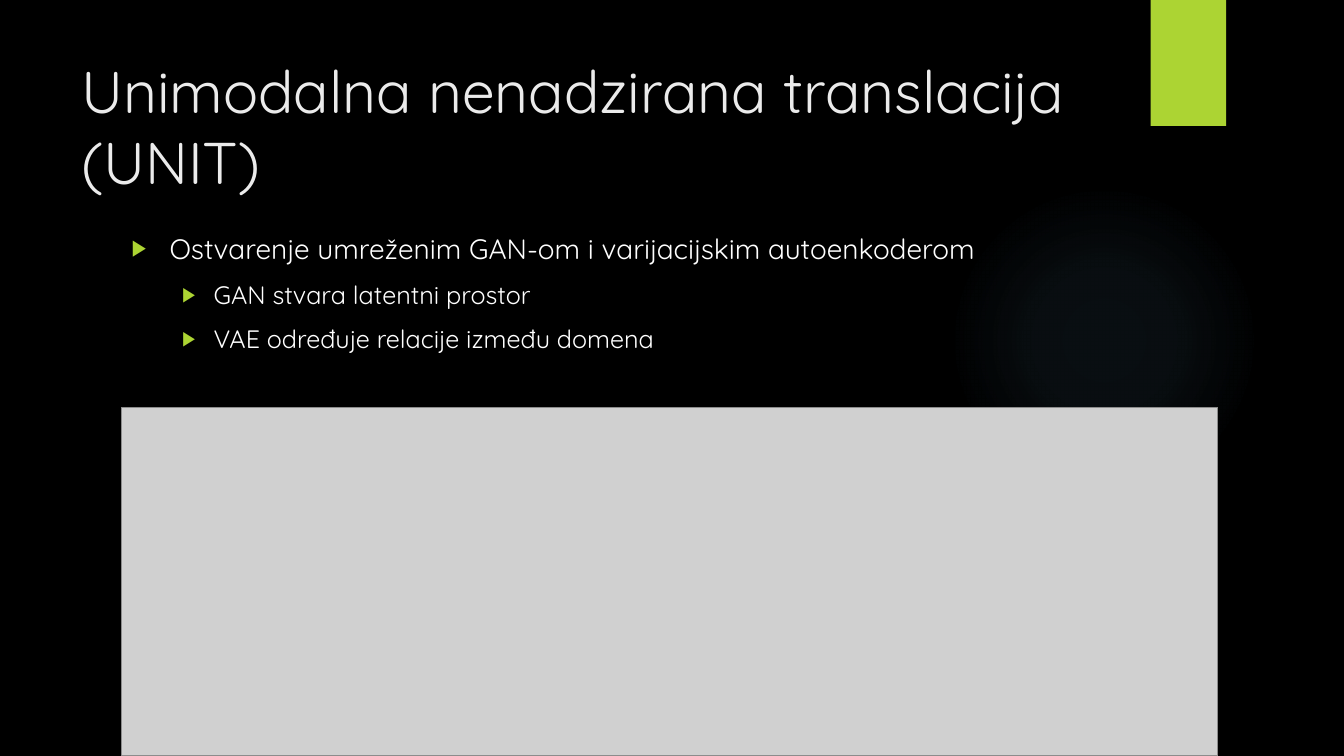
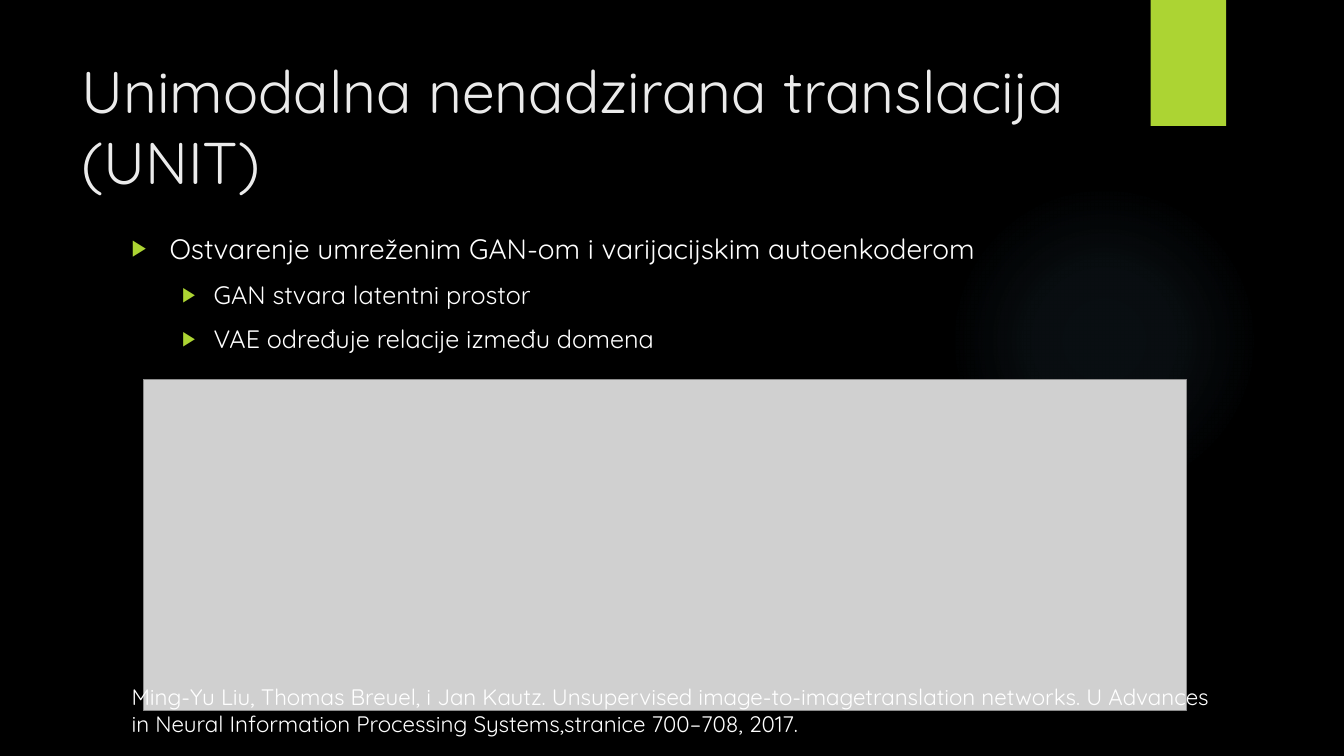
Before and after one commit to v-silverfin/fer-graduate-seminar, a slide deck: slide 17 of kvukic-seminar-presentation-2018.pptx (slide 19 before the commit). Drawn at 1344x756 pixels with LibreOffice and Linux fonts; fonts in the diff are those of the drawing; grey boxes stand for pictures; background and template pictures are left out. Boxes give left, top, right and bottom in pixels: in the first picture for what was removed or moved away, otherwise in the second. Text is boxed around its words. In the diff, an @@ line names an element or a change of style, - is before the commit and + after.

```diff
--- a/kvukic-seminar-presentation-2018.pptx
+++ b/kvukic-seminar-presentation-2018.pptx
@@ picture: place and size @@
-picture at [122, 407, 1219, 756]
+picture at [144, 379, 1187, 711]
@@ text added at [132, 682, 1208, 737], 16 pt, text #FFFFFF @@
+Ming-Yu Liu, Thomas Breuel, i Jan Kautz. Unsupervised image-to-imagetranslation networks. U Advances in Neural Information Processing Systems,stranice 700–708, 2017.
```
Also in this commit, not shown: 14 other slides changed, 2 slides added, 4 slides removed, 4 other files.
